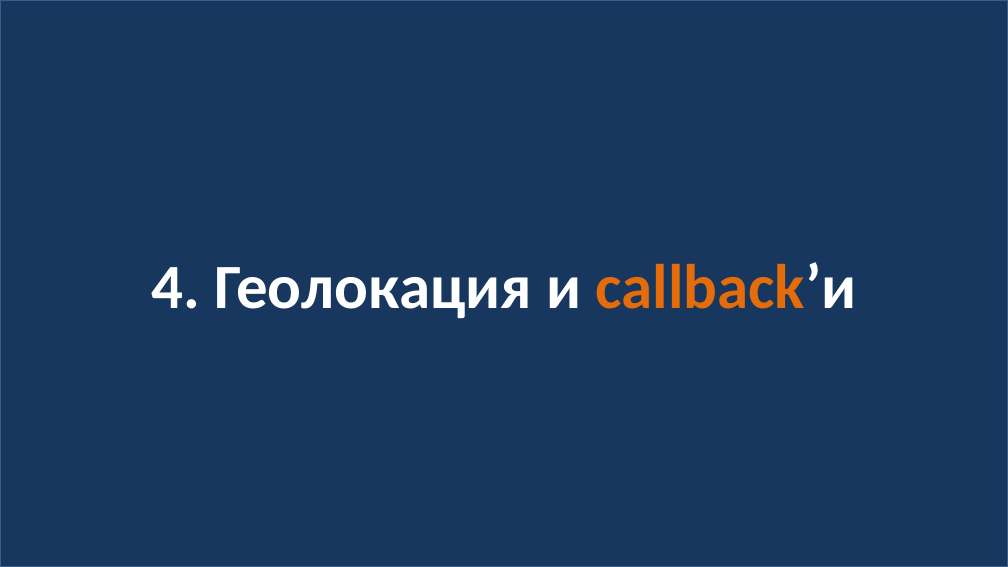
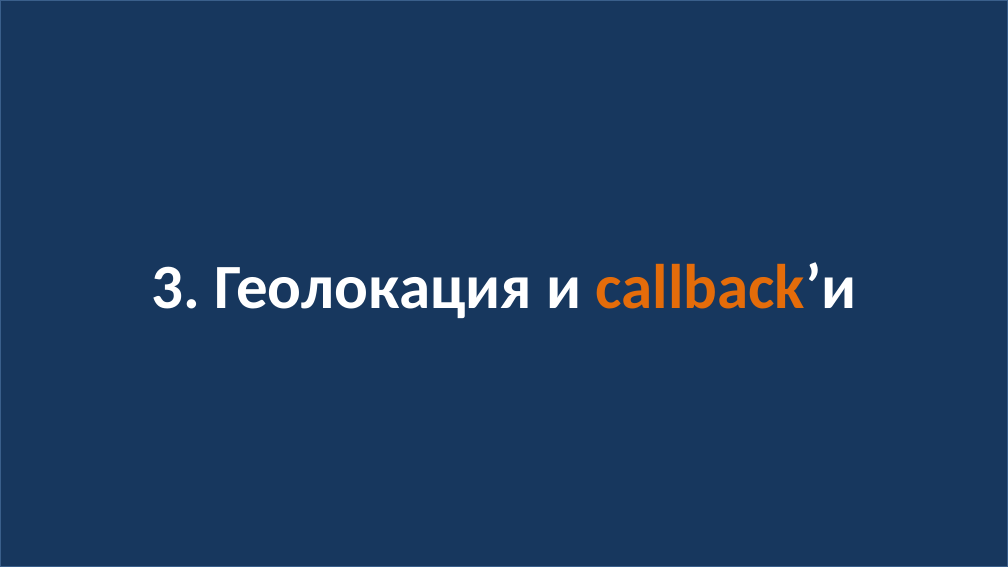
Before and after one commit to js-14-ort-dnipro/lesson02, a slide deck: slide 11 of lesson02.pptx (slide 13 before the commit). Drawn at 1008x567 pixels with LibreOffice and Linux fonts; fonts in the diff are those of the drawing. Boxes give left, top, right and bottom in pixels: in the first picture for what was removed or moved away, otherwise in the second. Text is boxed around its words. In the diff, an @@ line names an element or a change of style, - is before the commit and + after.

```diff
--- a/lesson02.pptx
+++ b/lesson02.pptx
@@ text in rectangle at bbox=[151, 262, 857, 318]: text changed @@
-4. Геолокация и callback’и
+3. Геолокация и callback’и
```
Also in this commit, not shown: 6 other slides changed, 2 other files.
